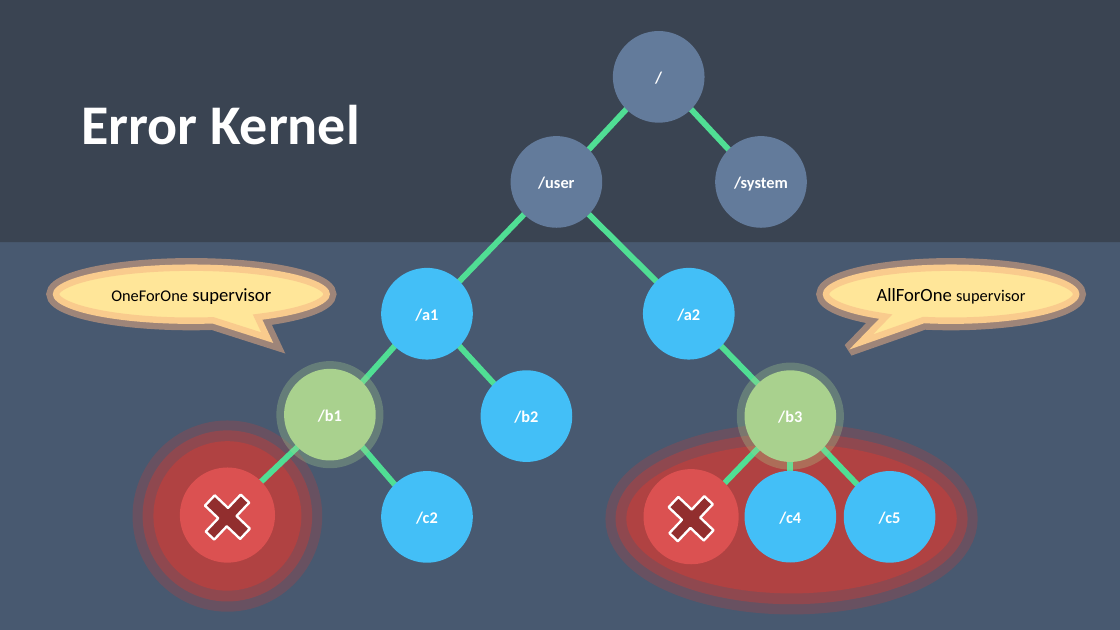
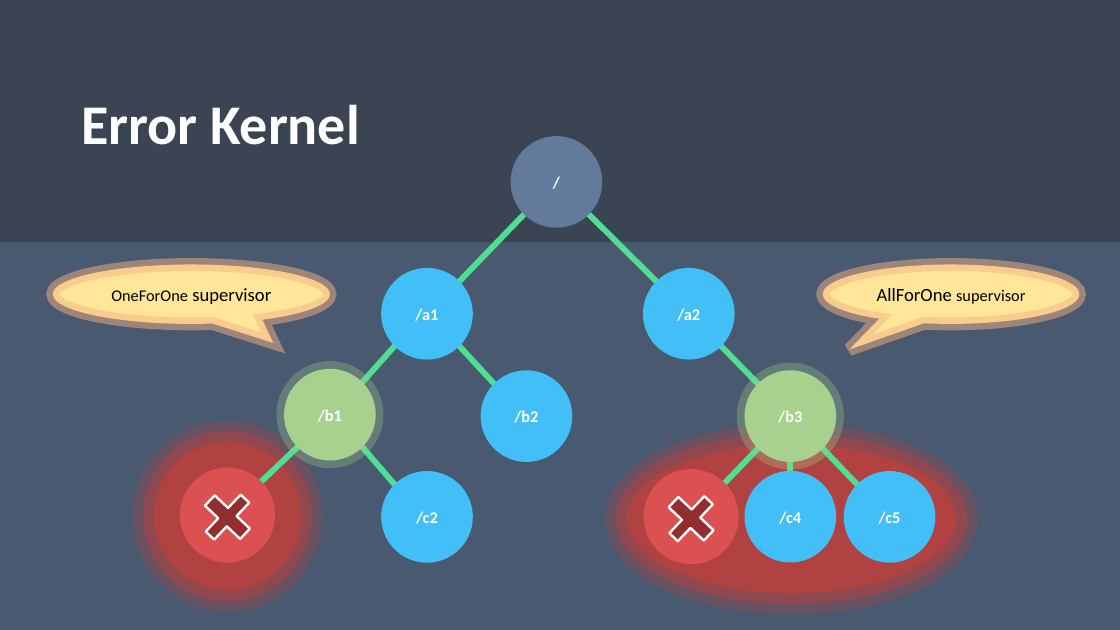
Before and after one commit to rogeralsing/Presentations, a slide deck: slide 41 of ProtoActor/TV4/protoactor.pptx (slide 46 before the commit). Drawn at 1120x630 pixels with LibreOffice and Linux fonts; fonts in the diff are those of the drawing. Boxes give left, top, right and bottom in pixels: in the first picture for what was removed or moved away, otherwise in the second. Text is boxed around its words. In the diff, an @@ line names an element or a change of style, - is before the commit and + after.

```diff
--- a/ProtoActor/TV4/protoactor.pptx
+++ b/ProtoActor/TV4/protoactor.pptx
@@ ellipse removed at bbox=[613, 31, 705, 123] @@
-/
@@ line removed from (627, 109) to (589, 150) @@
@@ line removed from (691, 109) to (728, 150) @@
@@ ellipse removed at bbox=[715, 136, 807, 228] @@
-/system
@@ text in ellipse at bbox=[538, 176, 574, 189]: text changed @@
-/user
+/
```
Also in this commit, not shown: 10 other slides changed, 3 slides added, 14 slides removed.
